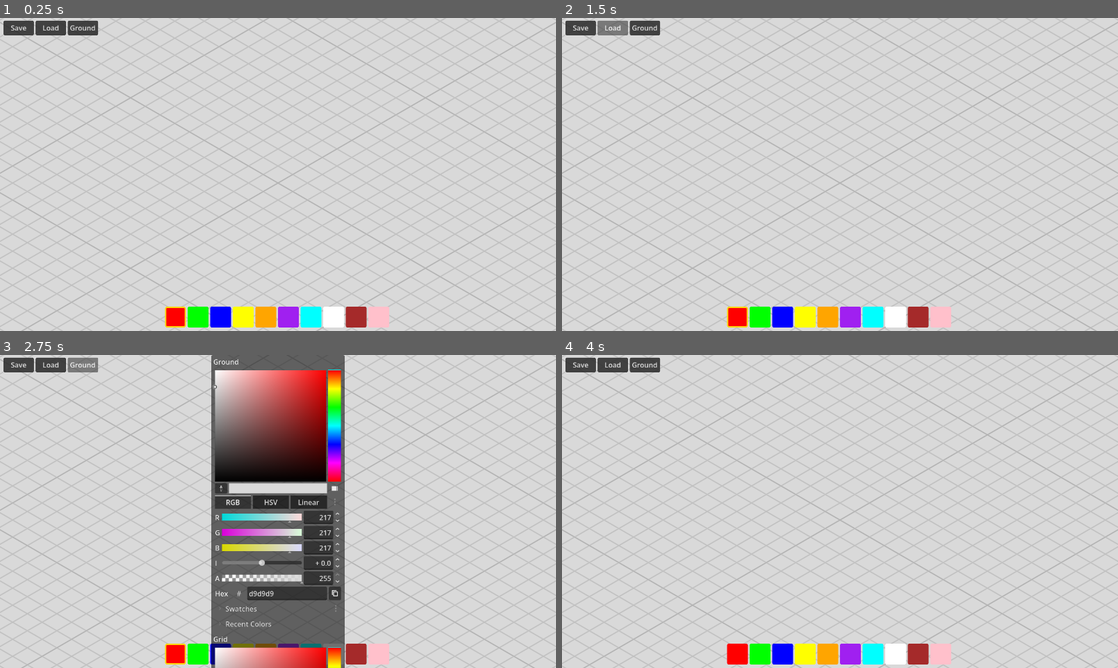
Above: before the commit, frames 1-4 (two rows, left to right).
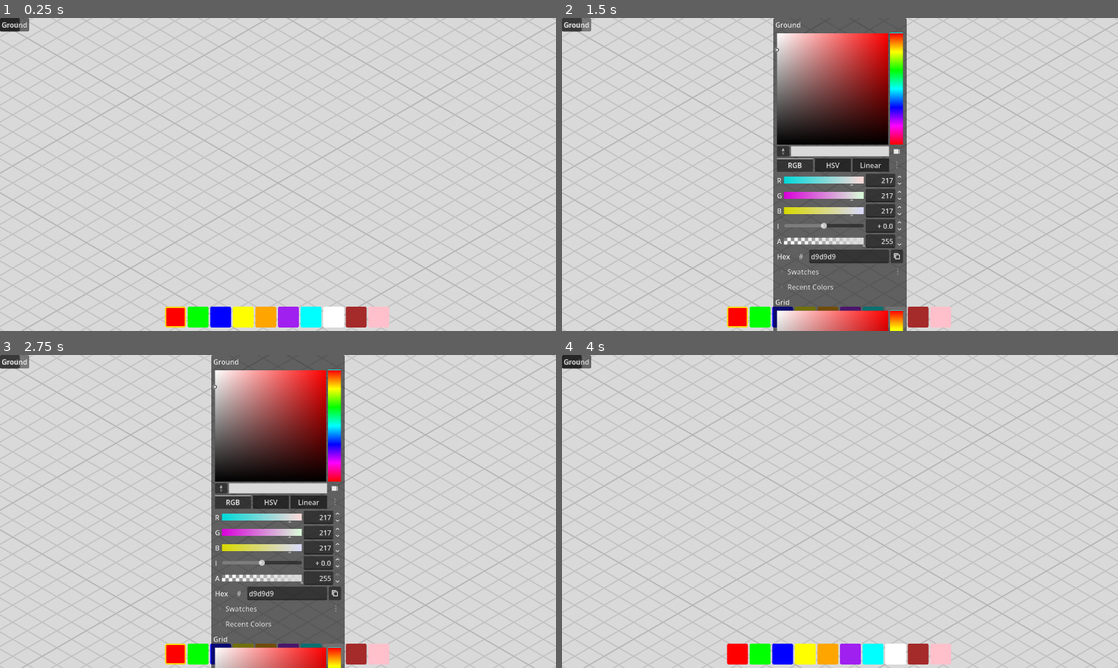
Above: after the commit, the same moments.

Repository: shbshc/building-game
Game: Godot game, scene res://scenes/main.tscn
Two runs of this game, one before a commit and one after it. Both use one fixed random seed, a clock stepped at 60 frames per second and the inputs below.
Inputs (mouse positions are in pixels of both pictures, inside the frame that each line leads up to):
- Up to frame 1 (0.25 s): no input
- Up to frame 2 (1.5 s): click "Save" at 0.5 s; click "Load" at 1.25 s
- Up to frame 3 (2.75 s): click "Ground" at 2 s
- Up to frame 4 (4 s): click (739, 655) at 2.75 s; click (762, 655) at 3.5 s

The runs differ from the first frame. In frame 1, 0.8% of the frame differs, in the area x 0-18%, y 0-6%; in frame 2, 24%, in the area x 0-62%, y 0-100%; in frame 3, 0.7%; in frame 4, 0.8%.
Error after the commit: Invalid assignment of property or key 'position' with value of type 'Vector2' on a base object of type 'null instance'. (res://scripts/main.gd:48)

Commit message:
feat: responsive UI - buttons reposition on resize, inventory slots scale to viewport

Diff:
--- a/scripts/camera_rig.gd
+++ b/scripts/camera_rig.gd
@@ -20,65 +20,65 @@
 @onready var camera: Camera3D = $Camera3D
 
 func _ready():
-    camera.projection = Camera3D.PROJECTION_ORTHOGONAL
-    camera.size = ortho_size
-    update_camera_transform()
+	camera.projection = Camera3D.PROJECTION_ORTHOGONAL
+	camera.size = ortho_size
+	update_camera_transform()
 
 func _process(delta):
-    if Input.is_action_pressed("rotate_left"):
-        yaw_angle -= rotate_speed * delta
-    if Input.is_action_pressed("rotate_right"):
-        yaw_angle += rotate_speed * delta
+	if Input.is_action_pressed("rotate_left"):
+		yaw_angle -= rotate_speed * delta
+	if Input.is_action_pressed("rotate_right"):
+		yaw_angle += rotate_speed * delta
 
-    if Input.is_action_pressed("pitch_up"):
-        target_pitch = clamp(target_pitch - 30.0 * delta, min_pitch, max_pitch)
-    if Input.is_action_pressed("pitch_down"):
-        target_pitch = clamp(target_pitch + 30.0 * delta, min_pitch, max_pitch)
+	if Input.is_action_pressed("pitch_up"):
+		target_pitch = clamp(target_pitch - 30.0 * delta, min_pitch, max_pitch)
+	if Input.is_action_pressed("pitch_down"):
+		target_pitch = clamp(target_pitch + 30.0 * delta, min_pitch, max_pitch)
 
-    var pitch_diff = target_pitch - pitch_angle
-    if abs(pitch_diff) > 0.01:
-        pitch_angle += sign(pitch_diff) * min(abs(pitch_diff), rotate_speed * delta)
+	var pitch_diff = target_pitch - pitch_angle
+	if abs(pitch_diff) > 0.01:
+		pitch_angle += sign(pitch_diff) * min(abs(pitch_diff), rotate_speed * delta)
 
-    var ortho_diff = target_ortho - ortho_size
-    if abs(ortho_diff) > 0.01:
-        ortho_size += ortho_diff * zoom_speed * delta
+	var ortho_diff = target_ortho - ortho_size
+	if abs(ortho_diff) > 0.01:
+		ortho_size += ortho_diff * zoom_speed * delta
 
-    camera.size = ortho_size
-    update_camera_transform()
+	camera.size = ortho_size
+	update_camera_transform()
 
 func _input(event):
-    if event is InputEventMouseButton:
-        if event.button_index == MOUSE_BUTTON_WHEEL_UP:
-            target_ortho = clamp(target_ortho - 1.0, min_ortho, max_ortho)
-            get_viewport().set_input_as_handled()
-        elif event.button_index == MOUSE_BUTTON_WHEEL_DOWN:
-            target_ortho = clamp(target_ortho + 1.0, min_ortho, max_ortho)
-            get_viewport().set_input_as_handled()
+	if event is InputEventMouseButton:
+		if event.button_index == MOUSE_BUTTON_WHEEL_UP:
+			target_ortho = clamp(target_ortho - 1.0, min_ortho, max_ortho)
+			get_viewport().set_input_as_handled()
+		elif event.button_index == MOUSE_BUTTON_WHEEL_DOWN:
+			target_ortho = clamp(target_ortho + 1.0, min_ortho, max_ortho)
+			get_viewport().set_input_as_handled()
 
-    if event is InputEventMouseMotion and is_dragging:
-        var delta_pos = event.position - drag_start
-        drag_start = event.position
-        var yaw_rad = deg_to_rad(yaw_angle)
-        var screen_right = Vector3(cos(yaw_rad), 0, -sin(yaw_rad))
-        var screen_down = Vector3(sin(yaw_rad), 0, cos(yaw_rad))
-        var scale = ortho_size / 1000.0
-        global_position += (-screen_right * delta_pos.x - screen_down * delta_pos.y) * scale
+	if event is InputEventMouseMotion and is_dragging:
+		var delta_pos = event.position - drag_start
+		drag_start = event.position
+		var yaw_rad = deg_to_rad(yaw_angle)
+		var screen_right = Vector3(cos(yaw_rad), 0, -sin(yaw_rad))
+		var screen_down = Vector3(sin(yaw_rad), 0, cos(yaw_rad))
+		var scale = ortho_size / 1000.0
+		global_position += (-screen_right * delta_pos.x - screen_down * delta_pos.y) * scale
 
 func start_drag(pos: Vector2):
-    is_dragging = true
-    drag_start = pos
-    drag_start_pos = global_position
+	is_dragging = true
+	drag_start = pos
+	drag_start_pos = global_position
 
 func stop_drag():
-    is_dragging = false
+	is_dragging = false
 
 func update_camera_transform():
-    var yaw_rad = deg_to_rad(yaw_angle)
-    var pitch_rad = deg_to_rad(pitch_angle)
-    var cam_pos := Vector3(
-        distance * cos(pitch_rad) * sin(yaw_rad),
-        distance * sin(pitch_rad),
-        distance * cos(pitch_rad) * cos(yaw_rad)
-    )
-    camera.position = cam_pos
-    camera.look_at(global_position)
+	var yaw_rad = deg_to_rad(yaw_angle)
+	var pitch_rad = deg_to_rad(pitch_angle)
+	var cam_pos := Vector3(
+		distance * cos(pitch_rad) * sin(yaw_rad),
+		distance * sin(pitch_rad),
+		distance * cos(pitch_rad) * cos(yaw_rad)
+	)
+	camera.position = cam_pos
+	camera.look_at(global_position)
--- a/scripts/inventory.gd
+++ b/scripts/inventory.gd
@@ -19,22 +19,29 @@
     for i in SLOT_COUNT:
         inventory_colors[i] = defaults[i]
     _build_ui()
+    get_tree().root.size_changed.connect(_on_resize)
 
 func _build_ui():
     var hbox := HBoxContainer.new()
+    hbox.name = "HBox"
     hbox.alignment = BoxContainer.ALIGNMENT_CENTER
     hbox.add_theme_constant_override("separation", 4)
-    hbox.size_flags_horizontal = Control.SIZE_SHRINK_CENTER
     add_child(hbox)
     for i in SLOT_COUNT:
         var btn := Button.new()
-        btn.custom_minimum_size = Vector2(48, 48)
         btn.name = "Slot%d" % i
-        _update_slot_style(btn, i)
         btn.pressed.connect(_on_slot_pressed.bind(i))
         btn.gui_input.connect(_on_slot_gui_input.bind(i))
         hbox.add_child(btn)
         slot_buttons.append(btn)
+    _on_resize()
+    _update_selection_highlight()
+
+func _on_resize():
+    var vp_size = get_viewport().get_visible_rect().size
+    var slot_size = min(48, int((vp_size.x - 60) / SLOT_COUNT))
+    for btn in slot_buttons:
+        btn.custom_minimum_size = Vector2(slot_size, slot_size)
     _update_selection_highlight()
 
 func _update_slot_style(btn: Button, index: int):
--- a/scripts/main.gd
+++ b/scripts/main.gd
@@ -14,34 +14,42 @@
     _create_popups()
     _connect_signals()
     block_manager.selected_color = inventory_bar.get_selected_color()
+    get_tree().root.size_changed.connect(_on_window_resize)
 
 func _setup_ui():
     var ui_root = $UI/UIContainer
-    var save_btn = _make_button("Save", Vector2(8, 6))
+
+    var save_btn = Button.new()
+    save_btn.text = "Save"
     save_btn.pressed.connect(_on_save_pressed)
     ui_root.add_child(save_btn)
 
-    var load_btn = _make_button("Load", Vector2(82, 6))
+    var load_btn = Button.new()
+    load_btn.text = "Load"
     load_btn.pressed.connect(_on_load_pressed)
     ui_root.add_child(load_btn)
 
-    var ground_btn = _make_button("Ground", Vector2(156, 6))
+    var ground_btn = Button.new()
+    ground_btn.text = "Ground"
     ground_btn.pressed.connect(_on_ground_color_pressed)
     ui_root.add_child(ground_btn)
 
-func _make_button(txt: String, pos: Vector2) -> Button:
-    var btn := Button.new()
-    btn.text = txt
-    btn.position = pos
-    btn.size = Vector2(70, 34)
-    var s := StyleBoxFlat.new()
-    s.bg_color = Color(0.15, 0.15, 0.15, 0.85)
-    s.corner_radius_top_left = 4
-    s.corner_radius_top_right = 4
-    s.corner_radius_bottom_left = 4
-    s.corner_radius_bottom_right = 4
-    btn.add_theme_stylebox_override("normal", s)
-    return btn
+    _position_buttons()
+
+func _position_buttons():
+    var viewport_size = get_viewport().get_visible_rect().size
+    var margin = 8
+    var btn_w = 70
+    var btn_h = 34
+
+    var btns = [$UI/UIContainer/Save, $UI/UIContainer/Load, $UI/UIContainer/Ground]
+    for i in range(btns.size()):
+        var btn = btns[i]
+        btn.position = Vector2(margin + i * (btn_w + 4), margin)
+        btn.size = Vector2(btn_w, btn_h)
+
+func _on_window_resize():
+    _position_buttons()
 
 func _create_popups():
     color_picker_popup = preload("res://scenes/ui/color_picker_popup.tscn").instantiate()
--- a/scripts/raycast_handler.gd
+++ b/scripts/raycast_handler.gd
@@ -16,110 +16,110 @@
 var highlight: MeshInstance3D
 
 func _ready():
-    _create_highlight()
-    highlight.visible = false
+	_create_highlight()
+	highlight.visible = false
 
 func _create_highlight():
-    highlight = MeshInstance3D.new()
-    highlight.name = "Highlight"
-    var box := BoxMesh.new()
-    box.size = Vector3(1.05, 1.05, 1.05)
-    highlight.mesh = box
-    var mat := StandardMaterial3D.new()
-    mat.transparency = BaseMaterial3D.TRANSPARENCY_ALPHA
-    mat.albedo_color = Color(1, 1, 1, 0.3)
-    highlight.material_override = mat
-    add_child(highlight)
+	highlight = MeshInstance3D.new()
+	highlight.name = "Highlight"
+	var box := BoxMesh.new()
+	box.size = Vector3(1.05, 1.05, 1.05)
+	highlight.mesh = box
+	var mat := StandardMaterial3D.new()
+	mat.transparency = BaseMaterial3D.TRANSPARENCY_ALPHA
+	mat.albedo_color = Color(1, 1, 1, 0.3)
+	highlight.material_override = mat
+	add_child(highlight)
 
 func _input(event):
-    if _is_mouse_over_ui():
-        highlight.visible = false
-        return
+	if _is_mouse_over_ui():
+		highlight.visible = false
+		return
 
-    if event is InputEventMouseButton:
-        if event.button_index == MOUSE_BUTTON_LEFT:
-            if event.pressed:
-                mouse_pressed = true
-                mouse_moved = false
-                mouse_start_pos = event.position
-            else:
-                mouse_pressed = false
-                if not mouse_moved:
-                    _handle_left_click()
-        elif event.button_index == MOUSE_BUTTON_RIGHT and event.pressed:
-            _handle_right_click()
-        elif event.button_index == MOUSE_BUTTON_MIDDLE:
-            if event.pressed:
-                middle_pressed = true
-                middle_moved = false
-                middle_start_pos = event.position
-            else:
-                middle_pressed = false
-                if not middle_moved:
-                    inventory.selected_slot = -1
-                    inventory._update_selection_highlight()
-                    highlight.visible = false
+	if event is InputEventMouseButton:
+		if event.button_index == MOUSE_BUTTON_LEFT:
+			if event.pressed:
+				mouse_pressed = true
+				mouse_moved = false
+				mouse_start_pos = event.position
+			else:
+				mouse_pressed = false
+				if not mouse_moved:
+					_handle_left_click()
+		elif event.button_index == MOUSE_BUTTON_RIGHT and event.pressed:
+			_handle_right_click()
+		elif event.button_index == MOUSE_BUTTON_MIDDLE:
+			if event.pressed:
+				middle_pressed = true
+				middle_moved = false
+				middle_start_pos = event.position
+			else:
+				middle_pressed = false
+				if not middle_moved:
+					inventory.selected_slot = -1
+					inventory._update_selection_highlight()
+					highlight.visible = false
 
-    if event is InputEventMouseMotion:
-        if mouse_pressed:
-            if event.position.distance_to(mouse_start_pos) > DRAG_THRESHOLD:
-                mouse_moved = true
-        if middle_pressed:
-            if event.position.distance_to(middle_start_pos) > DRAG_THRESHOLD:
-                if not middle_moved:
-                    middle_moved = true
-                var delta_pos = event.position - middle_start_pos
-                middle_start_pos = event.position
-                var yaw_rad = deg_to_rad(camera_rig.yaw_angle)
-                var screen_right = Vector3(cos(yaw_rad), 0, -sin(yaw_rad))
-                var screen_down = Vector3(sin(yaw_rad), 0, cos(yaw_rad))
-                var scale = camera_rig.ortho_size / 1000.0
-                camera_rig.global_position += (-screen_right * delta_pos.x - screen_down * delta_pos.y) * scale
-        _update_highlight()
+	if event is InputEventMouseMotion:
+		if mouse_pressed:
+			if event.position.distance_to(mouse_start_pos) > DRAG_THRESHOLD:
+				mouse_moved = true
+		if middle_pressed:
+			if event.position.distance_to(middle_start_pos) > DRAG_THRESHOLD:
+				if not middle_moved:
+					middle_moved = true
+				var delta_pos = event.position - middle_start_pos
+				middle_start_pos = event.position
+				var yaw_rad = deg_to_rad(camera_rig.yaw_angle)
+				var screen_right = Vector3(cos(yaw_rad), 0, -sin(yaw_rad))
+				var screen_down = Vector3(sin(yaw_rad), 0, cos(yaw_rad))
+				var scale = camera_rig.ortho_size / 1000.0
+				camera_rig.global_position += (-screen_right * delta_pos.x - screen_down * delta_pos.y) * scale
+		_update_highlight()
 
 func _handle_left_click():
-    if inventory.selected_slot < 0:
-        return
-    var result = _raycast()
-    if result:
-        var grid_pos = _world_to_grid(result.position, result.normal)
-        if grid_pos != null and block_manager.can_place_at(grid_pos):
-            block_manager.place_block(grid_pos)
+	if inventory.selected_slot < 0:
+		return
+	var result = _raycast()
+	if result:
+		var grid_pos = _world_to_grid(result.position, result.normal)
+		if grid_pos != null and block_manager.can_place_at(grid_pos):
+			block_manager.place_block(grid_pos)
 
 func _handle_right_click():
-    var result = _raycast()
-    if result and result.collider:
-        var parent = result.collider.get_parent()
-        if parent is MeshInstance3D:
-            var pos = parent.position
-            var grid_pos = Vector3i(int(pos.x - 0.5), int(pos.y), int(pos.z - 0.5))
-            block_manager.remove_block(grid_pos)
+	var result = _raycast()
+	if result and result.collider:
+		var parent = result.collider.get_parent()
+		if parent is MeshInstance3D:
+			var pos = parent.position
+			var grid_pos = Vector3i(int(pos.x - 0.5), int(pos.y), int(pos.z - 0.5))
+			block_manager.remove_block(grid_pos)
 
 func _raycast() -> Dictionary:
-    var space_state = get_world_3d().direct_space_state
-    var mouse_pos = get_viewport().get_mouse_position()
-    var origin = camera.project_ray_origin(mouse_pos)
-    var end = origin + camera.project_ray_normal(mouse_pos) * 1000.0
-    var query := PhysicsRayQueryParameters3D.create(origin, end)
-    return space_state.intersect_ray(query)
+	var space_state = get_world_3d().direct_space_state
+	var mouse_pos = get_viewport().get_mouse_position()
+	var origin = camera.project_ray_origin(mouse_pos)
+	var end = origin + camera.project_ray_normal(mouse_pos) * 1000.0
+	var query := PhysicsRayQueryParameters3D.create(origin, end)
+	return space_state.intersect_ray(query)
 
 func _world_to_grid(hit_pos: Vector3, hit_normal: Vector3) -> Vector3i:
-    var place_pos = hit_pos + hit_normal * 0.5
-    return Vector3i(floor(place_pos.x), round(place_pos.y), floor(place_pos.z))
+	var place_pos = hit_pos + hit_normal * 0.5
+	return Vector3i(floor(place_pos.x), round(place_pos.y), floor(place_pos.z))
 
 func _update_highlight():
-    var result = _raycast()
-    if result and inventory.selected_slot >= 0:
-        var grid_pos = _world_to_grid(result.position, result.normal)
-        if grid_pos != null and block_manager.can_place_at(grid_pos):
-            highlight.visible = true
-            highlight.position = Vector3(grid_pos) + Vector3(0.5, 0, 0.5)
-        else:
-            highlight.visible = false
-    else:
-        highlight.visible = false
+	var result = _raycast()
+	if result and inventory.selected_slot >= 0:
+		var grid_pos = _world_to_grid(result.position, result.normal)
+		if grid_pos != null and block_manager.can_place_at(grid_pos):
+			highlight.visible = true
+			highlight.position = Vector3(grid_pos) + Vector3(0.5, 0, 0.5)
+		else:
+			highlight.visible = false
+	else:
+		highlight.visible = false
 
 func _is_mouse_over_ui() -> bool:
-    var mouse_y = get_viewport().get_mouse_position().y
-    var viewport_height = get_viewport().get_visible_rect().size.y
-    return mouse_y > viewport_height - 60 or mouse_y < 40
+	var mouse_y = get_viewport().get_mouse_position().y
+	var viewport_height = get_viewport().get_visible_rect().size.y
+	return mouse_y > viewport_height - 60 or mouse_y < 40
